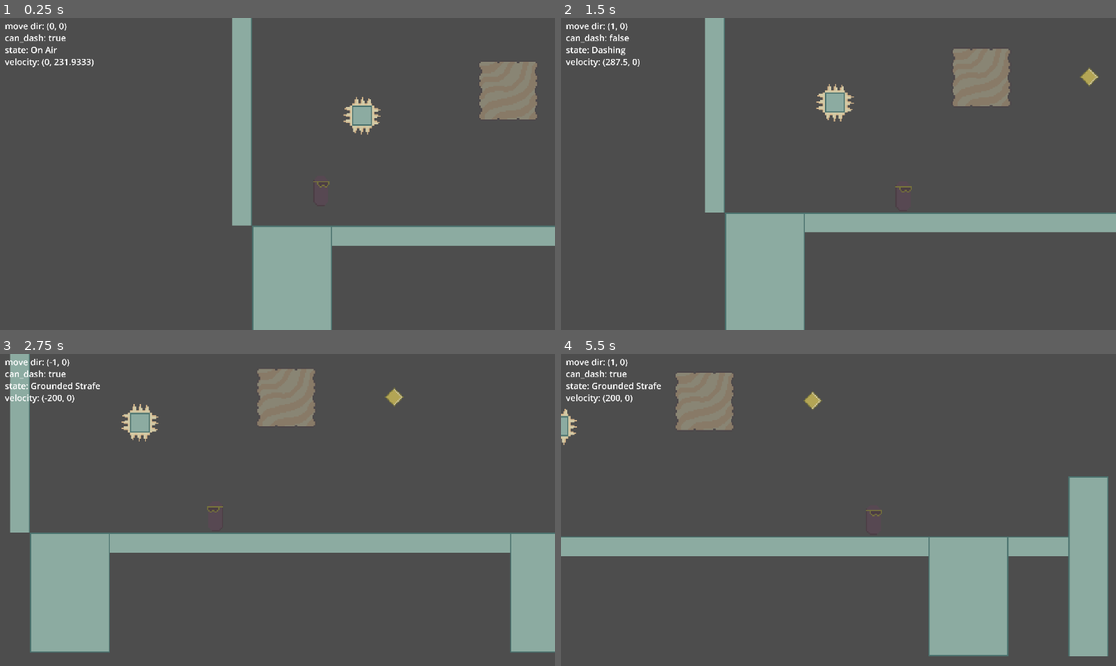
Above: before the commit, frames 1-4 (two rows, left to right).
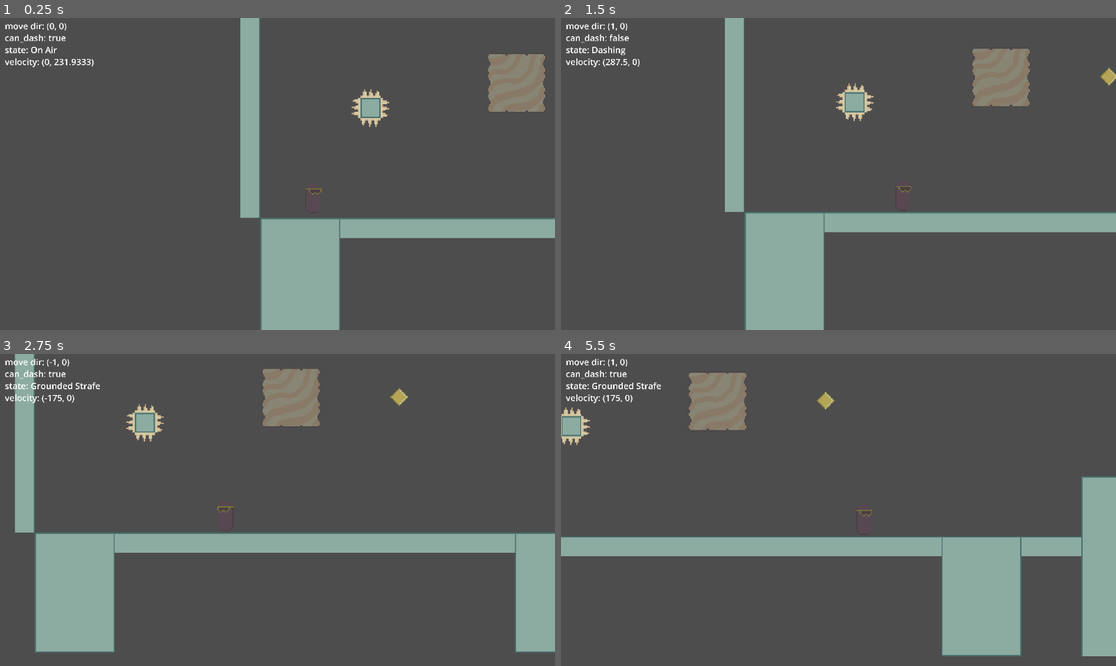
Above: after the commit, the same moments.

Repository: kubooosan/realm-jumper
Game: Godot game, scene res://scenes/stage_0.tscn
Same seed, same stepped clock (60 frames per second), same inputs: the game is played once before the commit and once after it.
Inputs:
- Up to frame 1 (0.25 s): no input
- Up to frame 2 (1.5 s): hold Space (jump) 0.53-1.28 s; hold D (right) from 0.53 s (still down); tap Tab (dimension jump) at 0.77 s; tap Shift (dash) at 1.35 s
- Up to frame 3 (2.75 s): tap Tab (dimension jump) at 1.52 s; tap Space (jump) at 1.55 s; release D (right) at 2.03 s; hold A (left) from 2.03 s (still down); hold Space (jump) from 2.03 s (still down)
- Up to frame 4 (5.5 s): release A (left) at 2.78 s; release Space (jump) at 2.78 s; hold D (right) 2.78-4.28 s; tap Shift (dash) at 2.85, 4.35 s; tap Tab (dimension jump) at 3.02, 3.77, 4.52 s; tap Space (jump) at 3.05, 4.55 s; hold Space (jump) 3.53-4.28 s; hold A (left) 4.28-5.03 s; hold D (right) from 5.03 s (still down); hold Space (jump) from 5.03 s (still down)

The runs differ from the first frame. In frame 1, 7.4% of the frame differs, in the area x 41-100%, y 0-100%; in frame 2, 9.7%, in the area x 25-100%, y 0-100%; in frame 3, 3.1%; in frame 4, 5.5%.

Commit message:
implemented checkpoints, fixed player movement

Diff:
--- a/realm-jumper/scenes/dimension_block0.tscn
+++ b/realm-jumper/scenes/dimension_block0.tscn
@@ -7,7 +7,7 @@
 [sub_resource type="RectangleShape2D" id="RectangleShape2D_y3ju6"]
 size = Vector2(48, 48)
 
-[node name="Dimension Block_0" type="Sprite2D" node_paths=PackedStringArray("dimension_component")]
+[node name="dim0 Dimension Block" type="Sprite2D" node_paths=PackedStringArray("dimension_component")]
 modulate = Color(1, 1, 1, 0.45098)
 texture = ExtResource("1_6uiq1")
 script = ExtResource("2_8nk2x")
--- a/realm-jumper/scenes/dimension_block1.tscn
+++ b/realm-jumper/scenes/dimension_block1.tscn
@@ -7,7 +7,7 @@
 [sub_resource type="RectangleShape2D" id="RectangleShape2D_wke2t"]
 size = Vector2(48, 48)
 
-[node name="Dimension Block_1" type="Sprite2D" node_paths=PackedStringArray("dimension_component")]
+[node name="dim1 Dimension Block" type="Sprite2D" node_paths=PackedStringArray("dimension_component")]
 modulate = Color(1, 1, 1, 0.439216)
 position = Vector2(219, -34)
 texture = ExtResource("1_1nanq")
--- a/realm-jumper/scenes/stage_0.tscn
+++ b/realm-jumper/scenes/stage_0.tscn
@@ -10,6 +10,8 @@
 [ext_resource type="Script" path="res://scripts/StaminaOrb.gd" id="10_pbgrw"]
 [ext_resource type="PackedScene" uid="uid://jctv5uw84ka5" path="res://scenes/dimension_block1.tscn" id="10_smqto"]
 [ext_resource type="PackedScene" uid="uid://dc51okuii1os3" path="res://scenes/dimension_block0.tscn" id="10_y25xu"]
+[ext_resource type="Script" path="res://scripts/RespawnPointArea.gd" id="11_cw7ga"]
+[ext_resource type="Texture2D" uid="uid://dcj6ry1vwcjqn" path="res://assets/checkpoint_marker.png" id="11_h5tpw"]
 
 [sub_resource type="TileSetAtlasSource" id="TileSetAtlasSource_7omu3"]
 texture = ExtResource("1_vl6db")
@@ -120,6 +122,9 @@
 
 [sub_resource type="RectangleShape2D" id="RectangleShape2D_3lohq"]
 
+[sub_resource type="RectangleShape2D" id="RectangleShape2D_1mbpd"]
+size = Vector2(32, 112)
+
 [node name="Stage 0_1" type="Node2D"]
 
 [node name="Camera" type="Camera2D" parent="."]
@@ -148,7 +153,7 @@
 [node name="Dimension_1_Component" parent="dimension_1" instance=ExtResource("3_qbd8m")]
 
 [node name="Player" parent="." instance=ExtResource("5_v7poy")]
-position = Vector2(71, -27)
+position = Vector2(58, -15)
 
 [node name="UI" type="CanvasLayer" parent="."]
 
@@ -163,10 +168,10 @@
 script = ExtResource("6_gjwuk")
 player = NodePath("../../Player")
 
-[node name="Dimension Block_0" parent="." instance=ExtResource("10_y25xu")]
+[node name="dim0 Dimension Block_0" parent="." instance=ExtResource("10_y25xu")]
 position = Vector2(221, -76)
 
-[node name="Dimension Block_1" parent="." instance=ExtResource("10_smqto")]
+[node name="dim1 Dimension Block_1" parent="." instance=ExtResource("10_smqto")]
 position = Vector2(384, -78)
 
 [node name="Stamina Orb" type="Sprite2D" parent="."]
@@ -184,4 +189,20 @@
 scale = Vector2(0.65126, 0.65126)
 shape = SubResource("RectangleShape2D_3lohq")
 
+[node name="dim0 Checkpoint" type="Area2D" parent="."]
+position = Vector2(522, -26)
+script = ExtResource("11_cw7ga")
+
+[node name="Dimension_0_Component" parent="dim0 Checkpoint" instance=ExtResource("2_d6nld")]
+
+[node name="Area" type="CollisionShape2D" parent="dim0 Checkpoint"]
+position = Vector2(6, -46)
+shape = SubResource("RectangleShape2D_1mbpd")
+
+[node name="RespawnPoint" type="Sprite2D" parent="dim0 Checkpoint"]
+visible = false
+position = Vector2(-1, -4)
+texture = ExtResource("11_h5tpw")
+
 [connection signal="body_shape_entered" from="Stamina Orb/Area2D" to="Stamina Orb" method="_on_area_2d_body_shape_entered"]
+[connection signal="body_entered" from="dim0 Checkpoint" to="dim0 Checkpoint" method="_on_body_entered"]
--- a/realm-jumper/scenes/stage_0b.tscn
+++ b/realm-jumper/scenes/stage_0b.tscn
@@ -159,7 +159,7 @@
 [node name="CollisionShape2D" type="CollisionShape2D" parent="Normal Moving Platform/Object"]
 shape = SubResource("RectangleShape2D_p3a2w")
 
-[node name="Dimension Block_0" parent="." instance=ExtResource("8_cqhfc")]
+[node name="dim0 Dimension Block" parent="." instance=ExtResource("8_cqhfc")]
 position = Vector2(138, -83)
 
-[node name="Dimension Block_1" parent="." instance=ExtResource("9_omoqu")]
+[node name="dim1 Dimension Block" parent="." instance=ExtResource("9_omoqu")]
--- a/realm-jumper/scripts/GameManager.gd
+++ b/realm-jumper/scripts/GameManager.gd
@@ -1,6 +1,9 @@
 extends Node
 var active_dimension : int : set = switch_dimensions
 signal jumped_dimensions(target_dimension)
+
+var active_respawn_point_coordinate : Vector2
+var respawn_facing_right : bool
 
 func switch_dimensions(target_dimension : int = -1):
 	if target_dimension == -1: target_dimension = get_inactive_dimension()
--- a/realm-jumper/scripts/Player.gd
+++ b/realm-jumper/scripts/Player.gd
@@ -4,7 +4,7 @@
 var state_machine : StateMachine
 
 var move_dir : Vector2i
-var move_speed : float = 200.0
+var move_speed : float = 175.0
 
 var can_jump : bool
 var jump_speed : float = 250
@@ -21,6 +21,9 @@
 func _ready() -> void:
 	state_machine = $StateMachine
 	GameManager.jumped_dimensions.connect(jump_dimension)
+	if GameManager.active_respawn_point_coordinate:
+		global_position = GameManager.active_respawn_point_coordinate
+		facing_right = GameManager.respawn_facing_right
 
 func _process(delta: float) -> void:
 	move_dir.x = Input.get_axis("left", "right")
--- /dev/null
+++ b/realm-jumper/scripts/RespawnPoint.gd
@@ -0,0 +1,8 @@
+extends Sprite2D
+class_name RespawnPoint
+
+@export var coordinate : Vector2
+@export var facing_right : bool
+
+func _ready() -> void:
+	coordinate = global_position
--- /dev/null
+++ b/realm-jumper/scripts/RespawnPointArea.gd
@@ -0,0 +1,11 @@
+extends Area2D
+class_name RespawnPointArea
+
+@onready var child_respawn_point: Sprite2D = $RespawnPoint
+
+@export var respawn_facing_right : bool
+
+func _on_body_entered(body: Node2D) -> void:
+	if body.is_in_group("Player"):
+		GameManager.active_respawn_point_coordinate = child_respawn_point.global_position
+		GameManager.respawn_facing_right = respawn_facing_right
--- a/realm-jumper/scripts/States/Player States/PlayerDashing.gd
+++ b/realm-jumper/scripts/States/Player States/PlayerDashing.gd
@@ -9,6 +9,7 @@
 
 func Enter():
 	player = get_node("../..")
+	player.jumping_from_wall = false
 	dash_timer = max_dash_timer
 	if player.move_dir != Vector2i(0, 0):
 		dash_direction = Vector2(player.move_dir)
--- a/realm-jumper/scripts/States/Player States/PlayerIdle.gd
+++ b/realm-jumper/scripts/States/Player States/PlayerIdle.gd
@@ -9,7 +9,9 @@
 	if not player.is_on_floor():
 		Transitioned.emit(self, "on air")
 	else:
-		player.velocity.x = 0
+		if player.move_dir.x != 0 or player.velocity.x != 0:
+			Transitioned.emit(self, "grounded strafe")
+		else: player.velocity.x = 0
 
 func Update(_delta : float):
 	if not player.is_on_floor():
@@ -19,5 +21,5 @@
 
 	if Input.is_action_just_pressed("dash") and player.can_dash:
 		Transitioned.emit(self, "dashing")
-	elif player.move_dir.x != 0:
+	elif player.move_dir.x != 0 or player.velocity.x != 0:
 		Transitioned.emit(self, "grounded strafe")
--- a/realm-jumper/scripts/States/Player States/PlayerOnWall.gd
+++ b/realm-jumper/scripts/States/Player States/PlayerOnWall.gd
@@ -20,9 +20,10 @@
 			Transitioned.emit(self, "on air")
 		# wall jump
 		if Input.is_action_just_pressed("jump"):
-			player.flip_player(true)
+			player.flip_player(not player.facing_right)
 			player.jumping_from_wall = true
-			player.velocity.x = 250
+			if player.facing_right: player.velocity.x = -250
+			else: player.velocity.x = 250
 			Transitioned.emit(self, "on air")
 	if player.is_on_floor():
 		Transitioned.emit(self, "idle")
Binary file added: realm-jumper/assets/checkpoint_marker.png
Not shown, added: realm-jumper/assets/checkpoint_marker.png.import
Not shown: 1 places in realm-jumper/scenes/stage_0.tscn that only renumber resources
